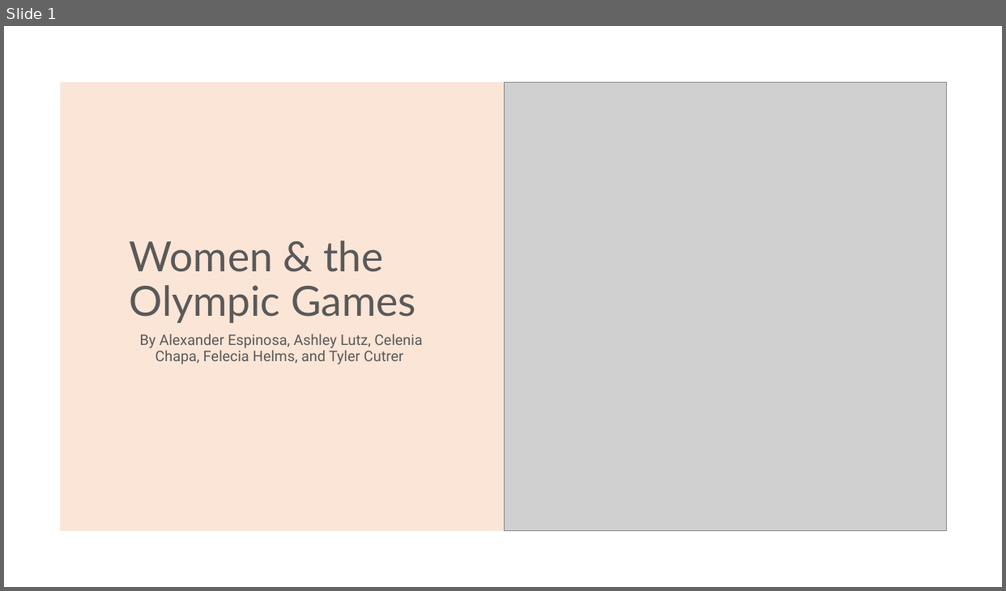
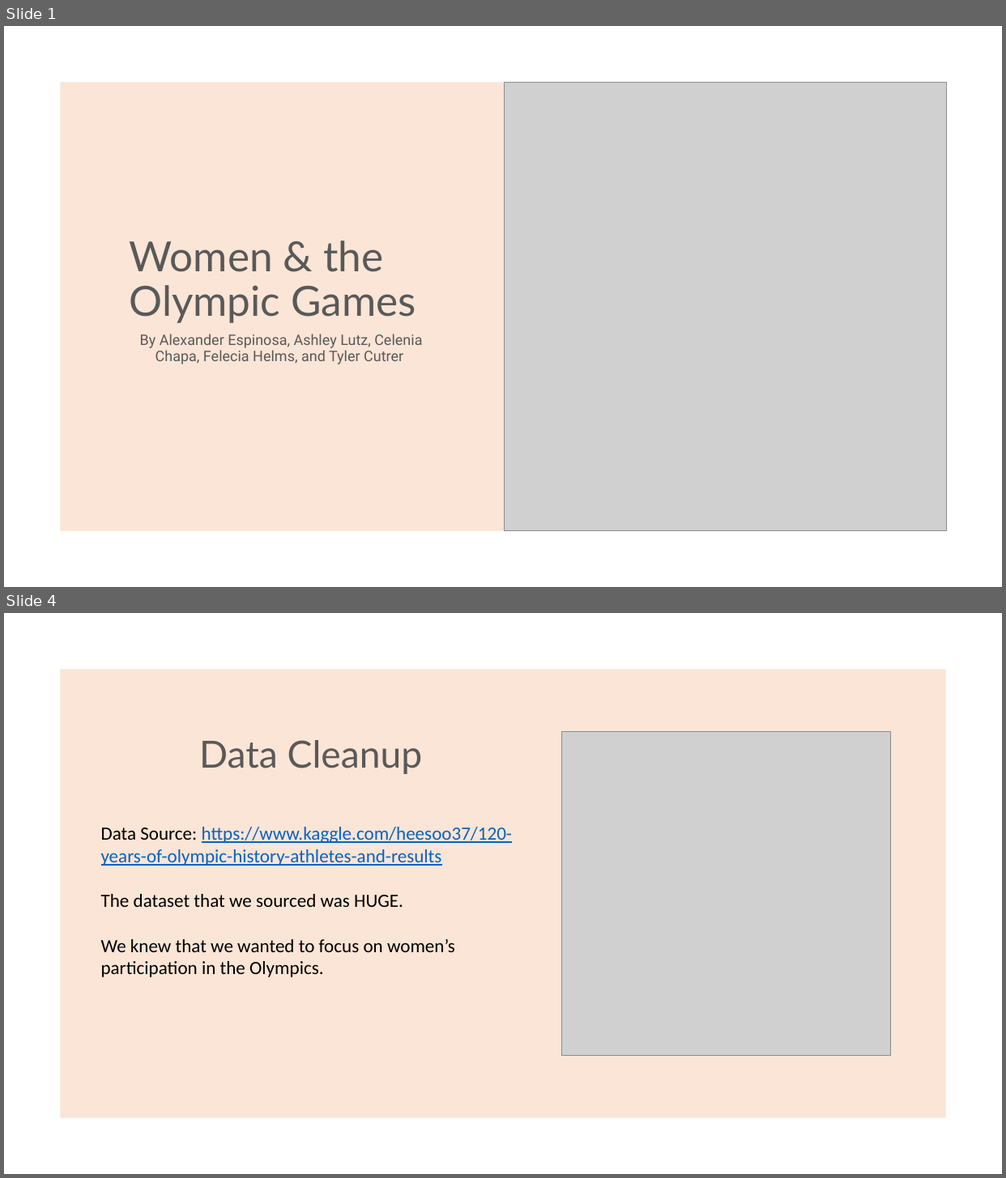
Before and after one commit to fhelms8/Git_Sum_Group_Prj, a slide deck: OlympicWomen2.pptx. Shown one above the other, each under a label of ours: slide 1 before the commit, slides 1 and 4 after it; the slides between them are not shown. The pictures are 1006x591 and 1006x1178 pixels, drawn with LibreOffice and Linux fonts; fonts in the diff are those of the drawing; grey boxes stand for pictures. Boxes give left, top, right and bottom in pixels: in the first picture for what was removed or moved away, otherwise in the second. Text is boxed around its words. In the diff, an @@ line names an element or a change of style, - is before the commit and + after.

```diff
--- a/OlympicWomen2.pptx
+++ b/OlympicWomen2.pptx
@@ slide 4 added at [4, 613, 1002, 1174], background #FFFFFF @@
@@ rectangle added at [60, 669, 946, 1118], fill #FBE5D6 @@
@@ picture added at [562, 732, 890, 1055] @@
@@ title added at [199, 740, 422, 774], 36 pt, text #595959 @@
+Data Cleanup
@@ text added at [101, 827, 512, 977], 18 pt, text #000000 @@
+Data Source: https://www.kaggle.com/heesoo37/120-years-of-olympic-history-athletes-and-results
+The dataset that we sourced was HUGE.
+We knew that we wanted to focus on women’s participation in the Olympics.
```
Also in this commit, not shown: 2 other slides changed, 4 other slides added, 1 slide removed.
